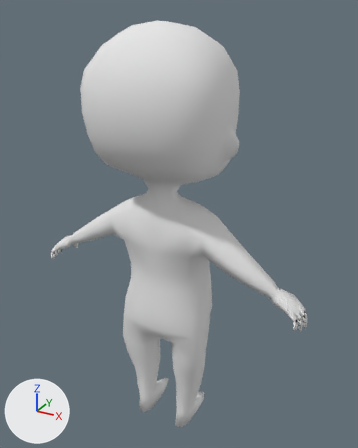
Two versions of the Blender file datas/meshes/human.blend, one commit apart.
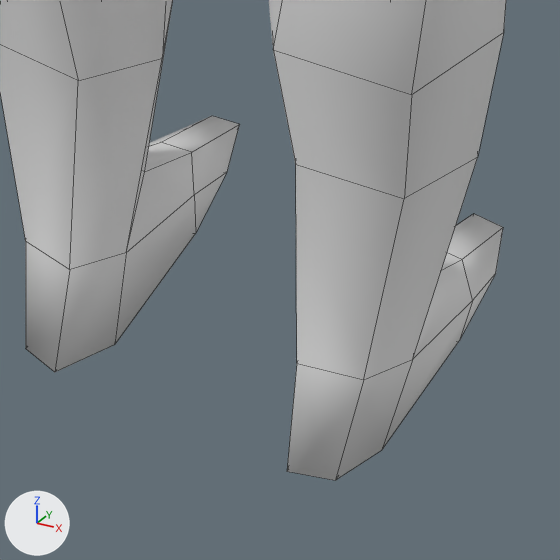
There are two pictures of each version: one whole from a camera (50 mm lens) standing at (1.071, -1.811, 2.048) and looking at (0.029, 0.083, 1.101), one close up on the part from 38% to 59% of the width and 81% to 98% of the height. The axes (+X, +Y, +Z) are drawn at lower left. The lights are the same throughout. The close-ups show mesh edges as thin lines.

The first close-up shows 'human'.
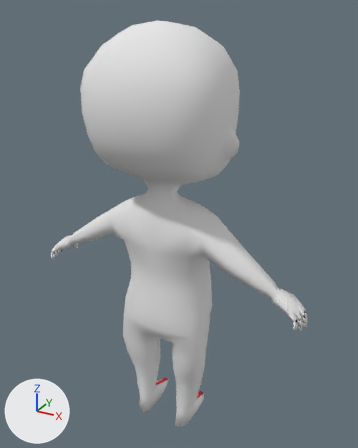
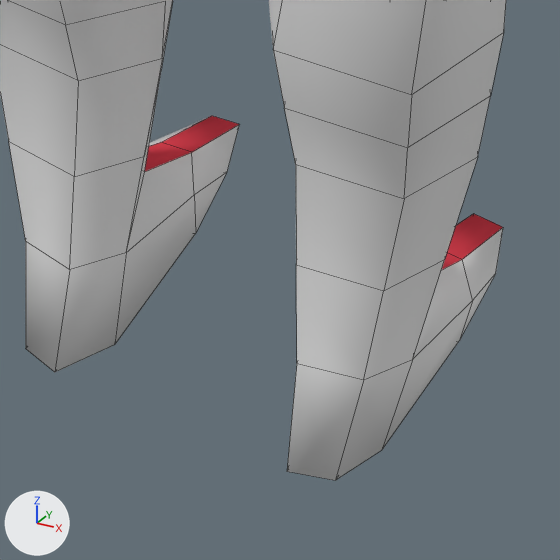
Commit message: Connect HumanTest left arm.

Boxes [x1, y1, x2, y2] around the edits, measured in the close-ups (560 x 560 px):
part 1 of me_human, built on: [0, 0, 492, 293] in both
part 2 of me_human, recoloured (white to red): [145, 116, 503, 269] in both

Diff of the bpy script that builds the scene:
```diff
--- a/datas/meshes/human.blend.py
+++ b/datas/meshes/human.blend.py
@@ mat_material @@
+mat_material = diffuse_material('Material')
+mat_material.base_color = (0.8, 0.0615, 0.0906)  # red #e74655
@@ me_human @@
 # used by ob_human; location = (0.0, 0.0, 0.0)
-me_human.from_pydata(...)  # 743 vertices, 742 faces; spans x -0.7..0.7, y -0.31..0.33, z 0.0..2.0
+me_human.from_pydata(...)  # 791 vertices, 790 faces; spans x -0.7..0.7, y -0.31..0.33, z 0.0..2.0
+# me_human part 1
+# 24 faces are deleted
+# 24 vertices are added at x -0.21..0.21, y -0.07..0.09, z 0.17..0.33
+# 40 new faces join them, mat_material_002 (white #e7e7e7)
+# 8 new faces join them, mat_material (red #e74655)
+# me_human part 2: 8 faces spanning x -0.19..0.19, y 0.04..0.2, z 0.02..0.57 switch from mat_material_002 (white #e7e7e7) to mat_material (red #e74655)
```
